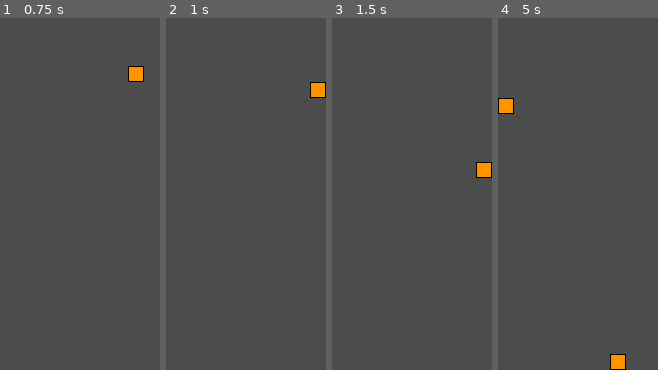
Above: before the commit, frames 1-4 (left to right).
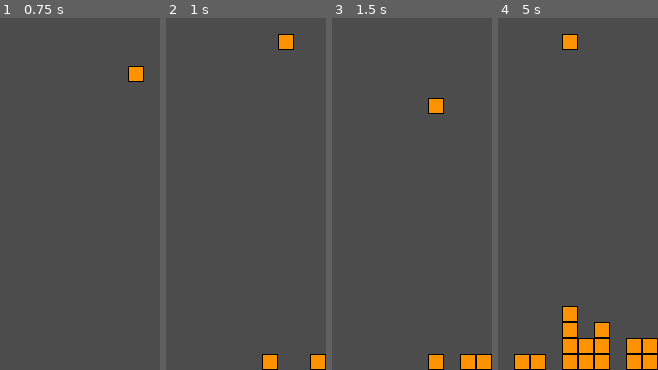
Above: after the commit, the same moments.

Repository: mara-nel/intramedullary-rod
Game: Godot game, scene res://Main.tscn
Same seed, same stepped clock (60 frames per second), same inputs: the game is played once before the commit and once after it.
Inputs (mouse positions are in pixels of both pictures, inside the frame that each line leads up to):
- Up to frame 1 (0.75 s): tap Enter at 0.5 s; move the mouse to (115, 176) at 0.52 s; hold Right from 0.53 s (still down); hold P from 0.53 s (still down); click (115, 176) at 0.67 s
- Up to frame 2 (1 s): keep holding Right; keep holding P; tap Space at 0.77 s; tap R at 0.8 s
- Up to frame 3 (1.5 s): tap Space at 1.07 s; move the mouse to (380, 211) at 1.27 s; release Right at 1.28 s; release P at 1.28 s; hold Down from 1.28 s (still down); tap R at 1.35 s
- Up to frame 4 (5 s): tap Space at 1.52, 1.82, 3.02, 3.05, 3.32, 4.52, 4.82 s; tap M at 1.55 s; move the mouse to (594, 116) at 2.02 s; release Down at 2.03 s; hold M 2.03-2.78 s; hold Right 2.03-3.53 s; tap U at 2.3, 2.85 s; move the mouse to (570, 264) at 2.77 s; click (570, 264) at 2.92 s; move the mouse to (626, 246) at 3.52 s; hold Space 3.53-4.28 s; hold Left from 3.53 s (still down); tap P at 3.8, 4.35 s; move the mouse to (530, 141) at 4.27 s; tap R at 4.55 s

Frame 1 is identical in both runs. In frame 2, 1.8% of the frame differs, in the area x 60-100%, y 4-100%; in frame 3, 2.3%; in frame 4, 8.2%, in the area x 0-100%, y 4-100%.

Commit message:
Hard drop

Diff:
--- a/FTG/Main.gd
+++ b/FTG/Main.gd
@@ -50,16 +50,9 @@
 		pass
 	#eventually want some sort of restart button
 	elif event is InputEventKey:
-#		if Input.is_key_pressed(KEY_R):
-#			reset_game()
-#		elif Input.is_key_pressed(KEY_P):
-#			#print_player_locations()
-#			print_recorded_moves()
-#			#print_last_recorded_move()
-#		elif Input.is_key_pressed(KEY_M):
-#			print_matrix()
-#		elif Input.is_key_pressed(KEY_U):
-#			undo_last_move()
+		#META: I question if I need to be passing along testBlock, there
+		#	could just be a single live piece and these functions just apply
+		#	to the live piece
 		if Input.is_key_pressed(KEY_DOWN):
 			#print('down?')
 			move(DOWN, testBlock)
@@ -69,8 +62,12 @@
 		elif Input.is_key_pressed(KEY_LEFT):
 			#print('down?')
 			move(LEFT, testBlock)
-		elif Input.is_key_pressed(KEY_P):
+
+		if Input.is_key_pressed(KEY_P):
 			printBoard()
+
+		if Input.is_key_pressed(KEY_SPACE):
+			drop(testBlock)
 
 #THOUGHT: pieces can be added to groups -> could be useful for making squares
 func new_block():
@@ -94,7 +91,6 @@
 	else:
 		return false
 
-
 func can_move(direction, piece):
 	var new_position = piece.get_board_position() + direction
 	if !off_board(new_position):
@@ -102,6 +98,13 @@
 			return true
 	else:
 		return false
+
+
+func drop(piece):
+	while(move(DOWN,piece)):
+		pass
+	new_block()
+
 
 
 func off_board(new_position):
